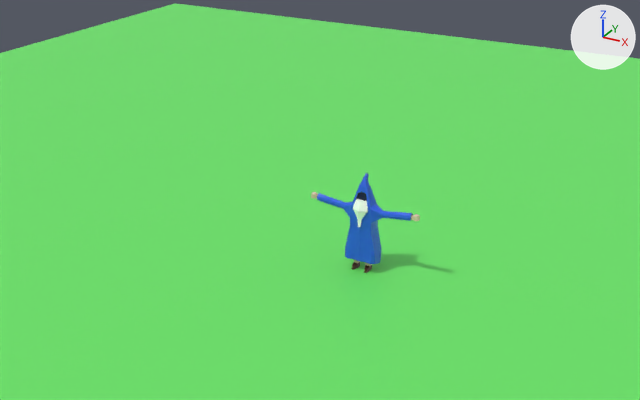
The Blender file assets/world.blend, before and after one commit.
Both versions are drawn from a 50 mm lens placed at (10.5, -21.8, 13.1), pointed at (-2.1, 1.1, 1.6). The axes (+X, +Y, +Z) are drawn at upper right. The lights are the same throughout. The older version comes first.

In view in the first picture: 'Wizzard 4', 'floor'.
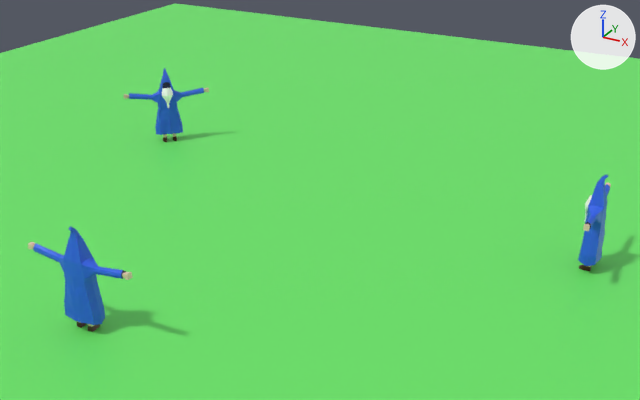
Where the change shows, as pixel boxes [x1, y1, x2, y2] in the pictures (640 x 400 px):
'Wizzard 4', moved, turned
    before: [311, 173, 420, 273]
    after: [578, 174, 611, 271]
'Wizzard 4.002', added
    after: [28, 226, 133, 332]
    faces in mat_wizzard_clothe_002 (blue #2b60e7): [33, 226, 123, 325]
    faces in mat_wizzard_skin_002 (beige #e7cbb7): [28, 242, 133, 327]
'Wizzard 4.001', added
    after: [124, 68, 209, 142]
    faces in mat_wizzard_clothe_001 (blue #2b60e7): [129, 68, 204, 135]
    faces in mat_wizzard_bear_001 (white #ffffff): [162, 87, 173, 108]

What the commit changed:
Material 'wizzard skin.002' (mat_wizzard_skin_002) is new.
Its base color is (0.8, 0.596, 0.472) (beige #e7cbb7).
Material 'wizzard bear.002' (mat_wizzard_bear_002) is new.
Its base color is (1.0, 1.0, 1.0) (white #ffffff).
Material 'wizzard clothe dark.002' (mat_wizzard_clothe_dark_002) is new.
Its base color is (0.0, 0.00483, 0.0521) (dark blue #000f41).
Material 'wizzard shoes.002' (mat_wizzard_shoes_002) is new.
Its base color is (0.0751, 0.0178, 0.00911) (brown #4d2418).
Material 'wizzard clothe.002' (mat_wizzard_clothe_002) is new.
Its base color is (0.0239, 0.116, 0.8) (blue #2b60e7).
Material 'wizzard bear.001' (mat_wizzard_bear_001) is new.
Its base color is (1.0, 1.0, 1.0) (white #ffffff).
Material 'wizzard clothe.001' (mat_wizzard_clothe_001) is new.
Its base color is (0.0239, 0.116, 0.8) (blue #2b60e7).
Material 'wizzard clothe dark.001' (mat_wizzard_clothe_dark_001) is new.
Its base color is (0.0, 0.00483, 0.0521) (dark blue #000f41).
Material 'wizzard skin.001' (mat_wizzard_skin_001) is new.
Its base color is (0.8, 0.596, 0.472) (beige #e7cbb7).
Material 'wizzard shoes.001' (mat_wizzard_shoes_001) is new.
Its base color is (0.0751, 0.0178, 0.00911) (brown #4d2418).
Mesh me_cube_002 is new.
It has 568 vertices, 570 faces, 4 loose edges and spans x -1.77..1.77, y -0.37..0.31, z -1.37..1.72.
Faces by material slot: [330, 88, 36, 84, 32].
It uses material mat_wizzard_clothe_002 (blue #2b60e7).
It uses material mat_wizzard_skin_002 (beige #e7cbb7).
It uses material mat_wizzard_shoes_002 (brown #4d2418).
It uses material mat_wizzard_clothe_dark_002 (dark blue #000f41).
It uses material mat_wizzard_bear_002 (white #ffffff).
Mesh me_cube_001 is new.
It has 568 vertices, 570 faces, 4 loose edges and spans x -1.77..1.77, y -0.37..0.31, z -1.37..1.72.
Faces by material slot: [330, 88, 36, 84, 32].
It uses material mat_wizzard_clothe_001 (blue #2b60e7).
It uses material mat_wizzard_skin_001 (beige #e7cbb7).
It uses material mat_wizzard_shoes_001 (brown #4d2418).
It uses material mat_wizzard_clothe_dark_001 (dark blue #000f41).
It uses material mat_wizzard_bear_001 (white #ffffff).
Object 'Wizzard 4' (ob_wizzard_4) moves from (0.0, 0.0, 1.61) to (6.07, 3.39, 1.61).
Object 'Wizzard 4' (ob_wizzard_4) turns from (0, 0, 0) to (0, 0, -87) degrees about x, y and z.
Object 'Wizzard 4.002' (ob_wizzard_4_002) is new; it shows me_cube_002.
Its location is (-5.01, -6.71, 1.61).
Its rotation in degrees is (0, 0, -181).
Object 'Wizzard 4.001' (ob_wizzard_4_001) is new; it shows me_cube_001.
Its location is (-12.31, 6.41, 1.61).
Its rotation in degrees is (0, 0, 45).
